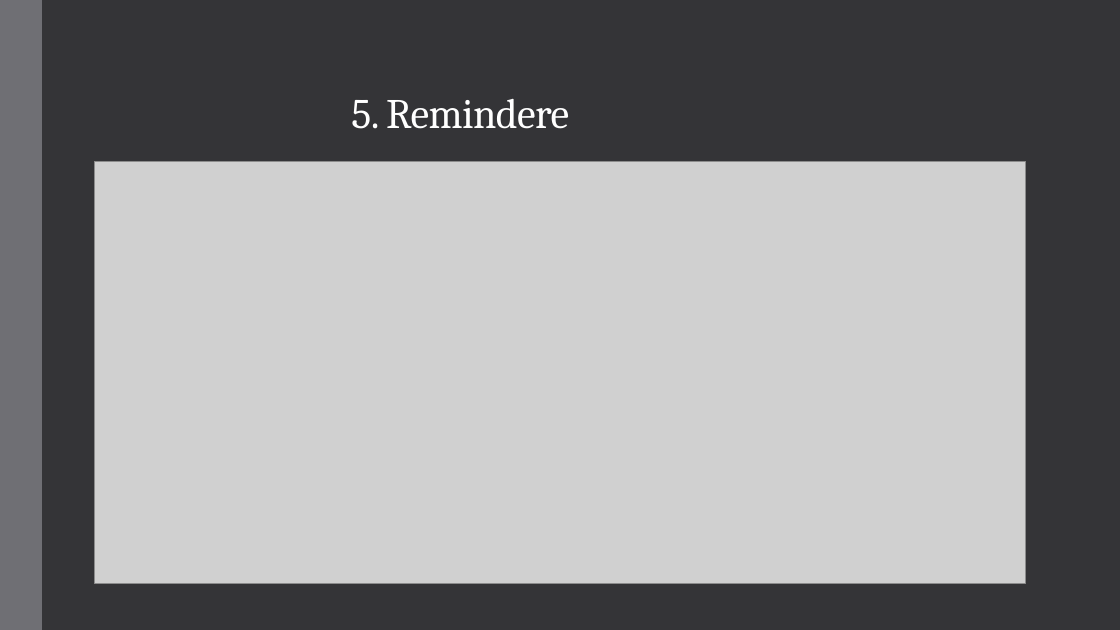
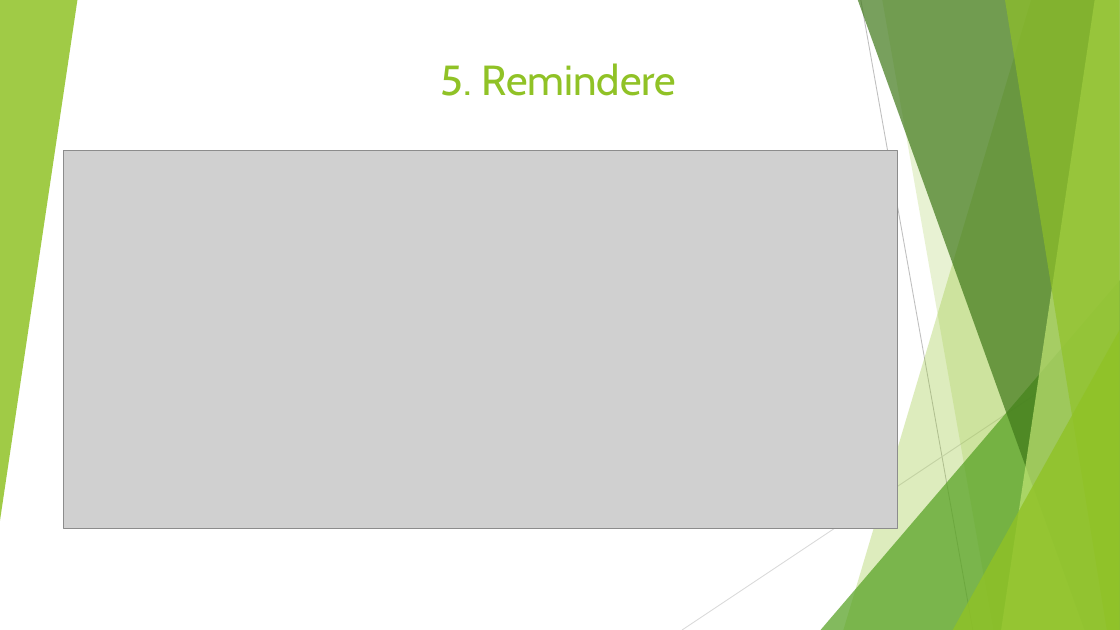
Before and after one commit to cosming20/python101project, a slide deck: slide 8 of Tracker de diabet.pptx. Drawn at 1120x630 pixels with LibreOffice and Linux fonts; fonts in the diff are those of the drawing; grey boxes stand for pictures. Boxes give left, top, right and bottom in pixels: in the first picture for what was removed or moved away, otherwise in the second. Text is boxed around its words. In the diff, an @@ line names an element or a change of style, - is before the commit and + after.

```diff
--- a/Tracker de diabet.pptx
+++ b/Tracker de diabet.pptx
@@ background #353537 to #FFFFFF @@
@@ title "5. Remindere" moved from (x1=351, y1=99, x2=569, y2=129) to (x1=441, y1=63, x2=677, y2=96) @@
@@ title "5. Remindere" at (x1=441, y1=63, x2=677, y2=96): font Cambria to Cabin, text colour #FFFFFF to #90C226, letter spacing -0.5 to 0 pt; alignment left to right; line spacing 0.85 to 1 @@
@@ rectangle removed at (x1=0, y1=0, x2=42, y2=630) @@
@@ group added at (x1=0, y1=0, x2=1120, y2=630): 5 freeform shapes, 3 triangles, 2 lines @@
@@ picture resized from (x1=95, y1=161, x2=1026, y2=584) to (x1=64, y1=151, x2=897, y2=529) @@
```
Also in this commit, not shown: 11 other slides changed.
